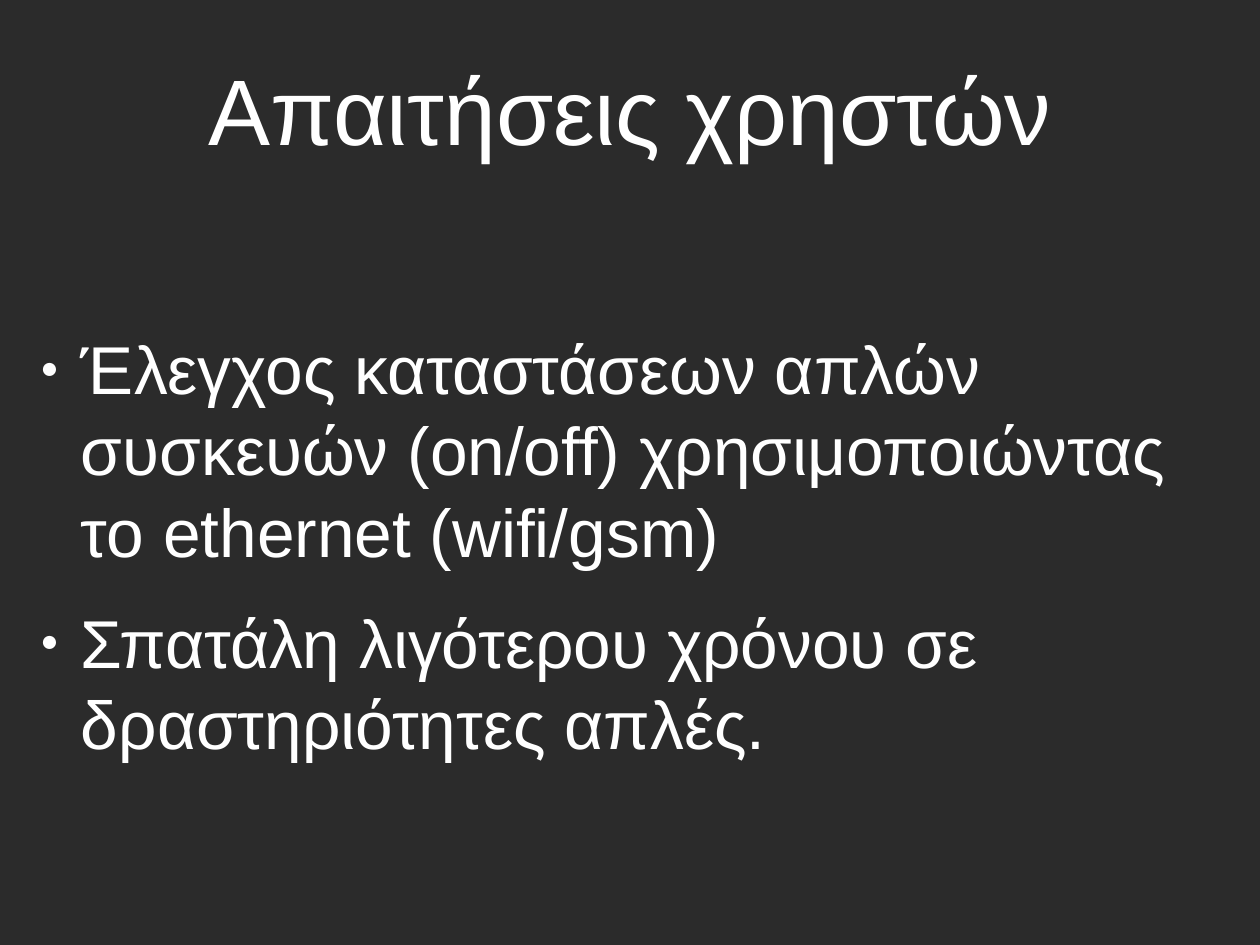
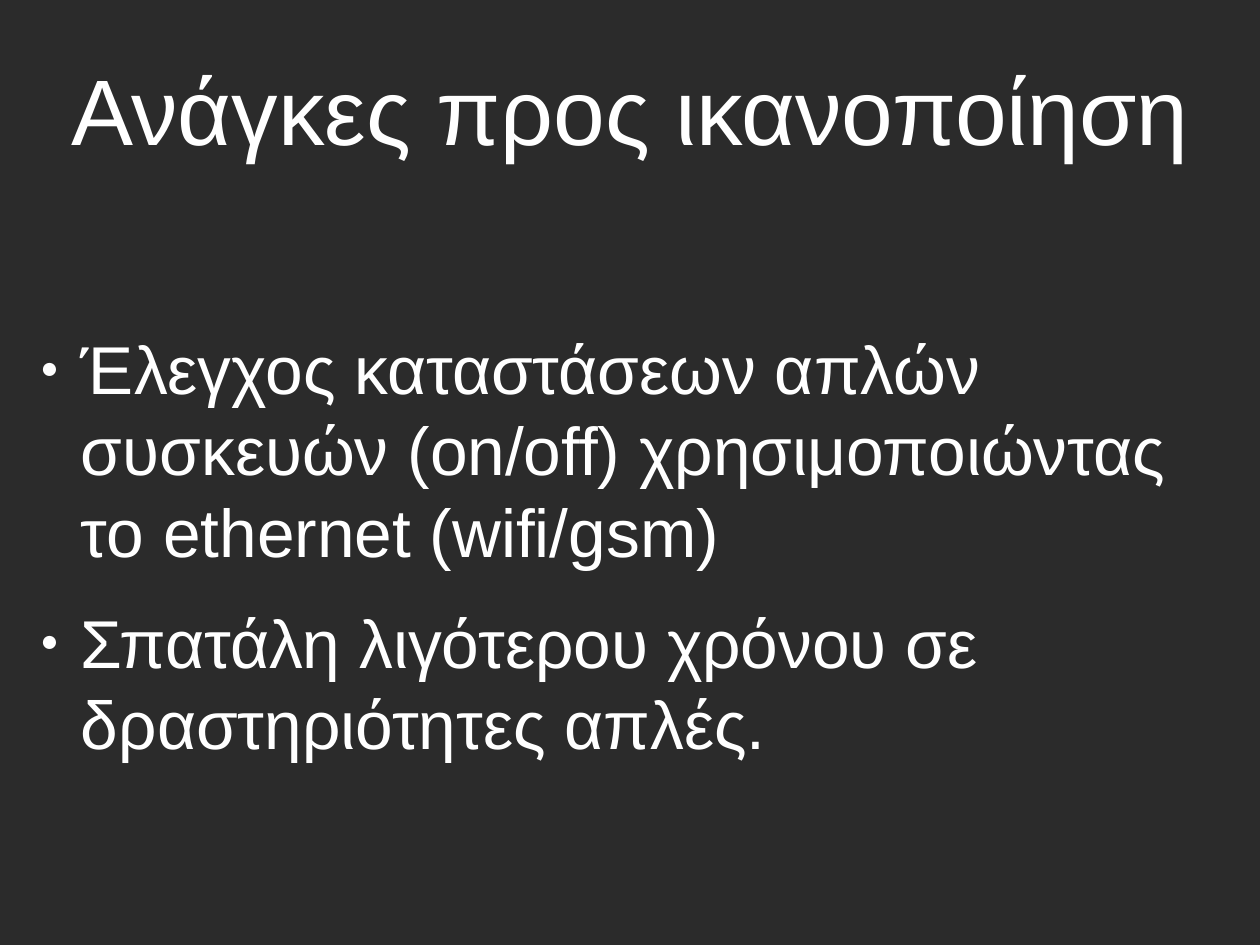
Before and after one commit to uniwa-idpe-students/ESP8266-Android-Control, a slide deck: slide 2 of Presentation and documents/esp8266_presentation.odp (slide 3 before the commit). Drawn at 1260x945 pixels with LibreOffice and Linux fonts; fonts in the diff are those of the drawing; background and template pictures are left out; a plain dark background stands for a picture behind light text. Boxes give left, top, right and bottom in pixels: in the first picture for what was removed or moved away, otherwise in the second. Text is boxed around its words. In the diff, an @@ line names an element or a change of style, - is before the commit and + after.

```diff
--- a/Presentation and documents/esp8266_presentation.odp
+++ b/Presentation and documents/esp8266_presentation.odp
@@ title at (71, 75, 1188, 162): text changed @@
-Απαιτήσεις χρηστών
+Ανάγκες προς ικανοποίηση
```
Also in this commit, not shown: 1 other slide changed, 7 slides added, 1 slide removed, 5 other files.
